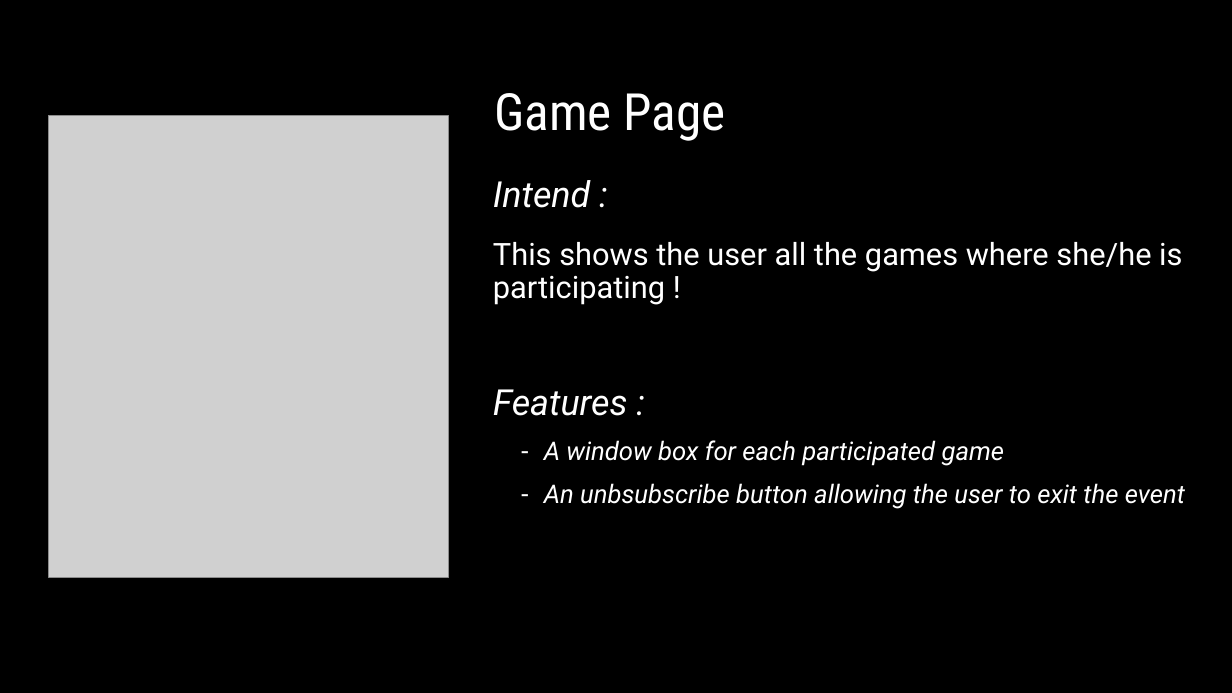
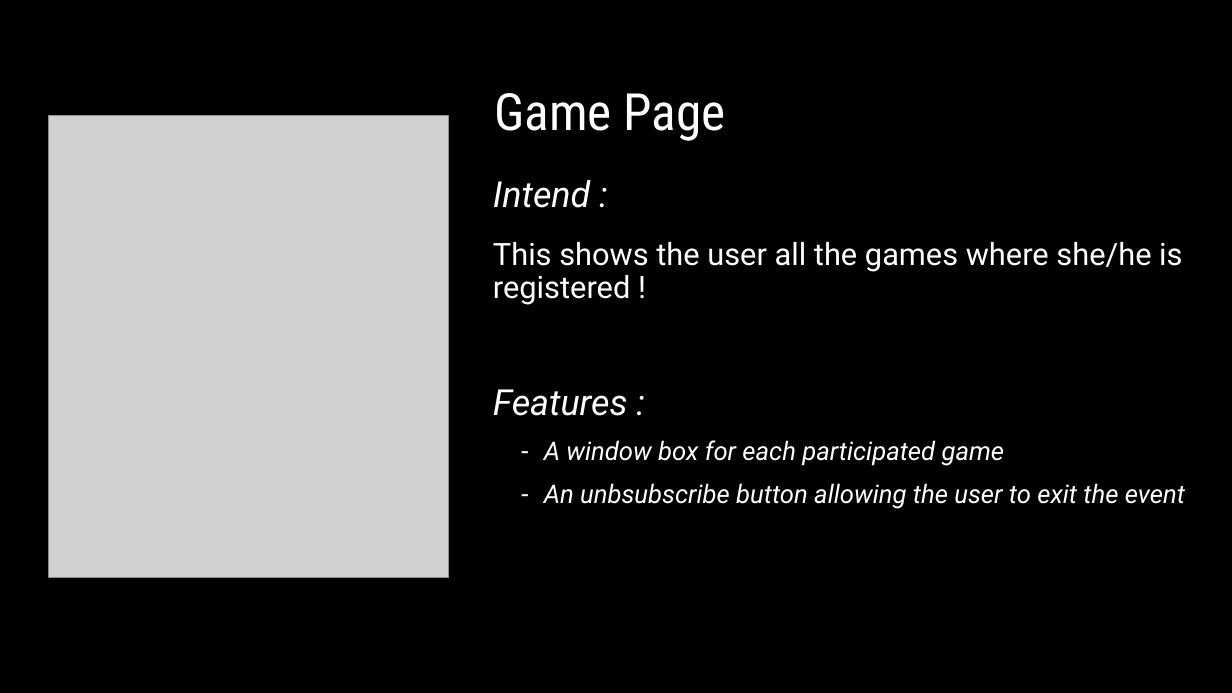
Before and after one commit to Maxime-Michel-1999/PlayingTogether, a slide deck: slide 5 of Playing Together.pptx. Drawn at 1232x693 pixels with LibreOffice and Linux fonts; fonts in the diff are those of the drawing; grey boxes stand for pictures; background and template pictures are left out. Boxes give left, top, right and bottom in pixels: in the first picture for what was removed or moved away, otherwise in the second. Text is boxed around its words. In the diff, an @@ line names an element or a change of style, - is before the commit and + after.

```diff
--- a/Playing Together.pptx
+++ b/Playing Together.pptx
@@ text at (493,242,1182,305): text changed @@
-This shows the user all the games where she/he is participating !
+This shows the user all the games where she/he is registered !
```
Also in this commit, not shown: 4 other slides changed.
